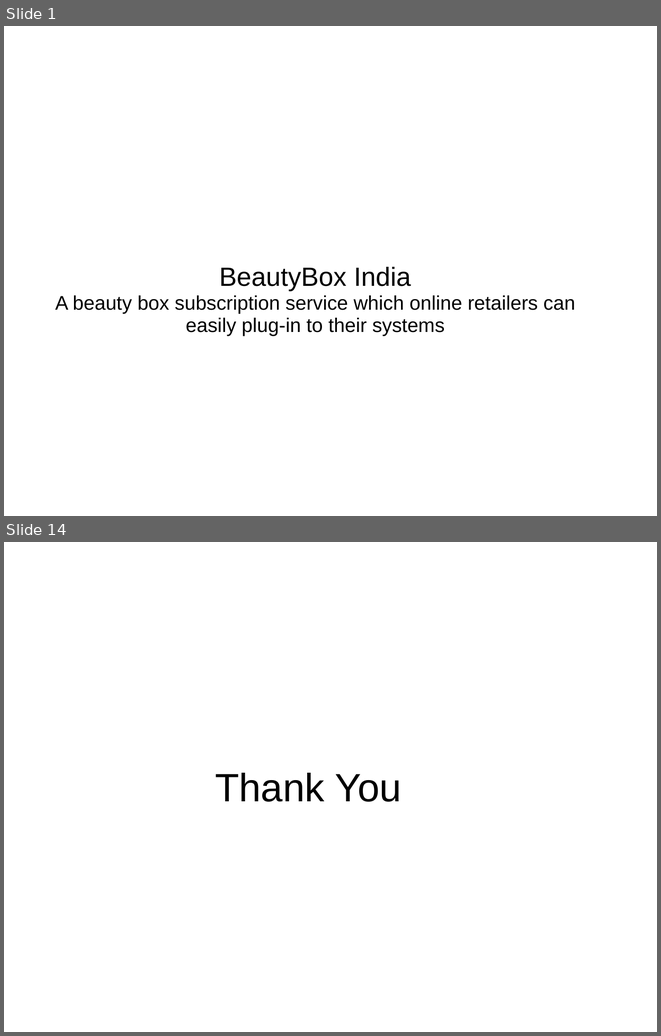
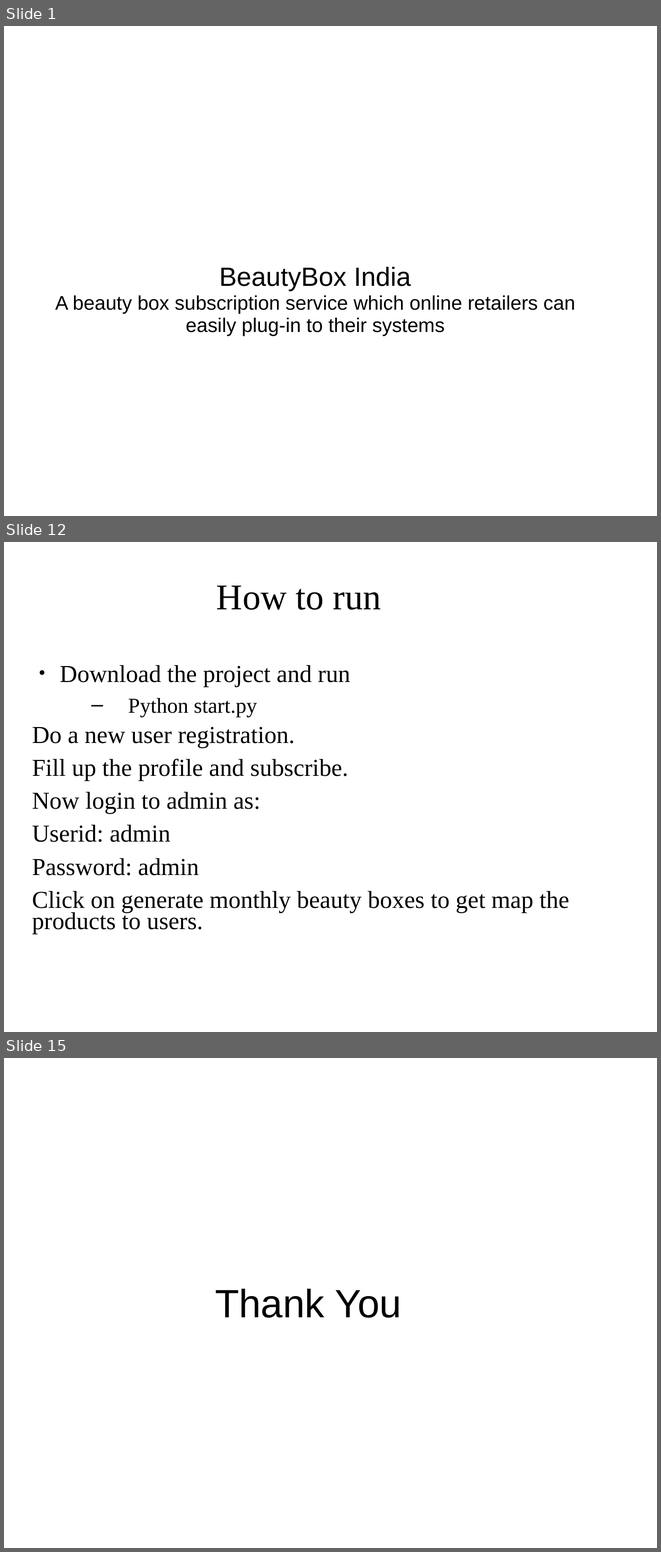
Before and after one commit to archugs/Beauty-Box-India, a slide deck: docs/about.ppt. Shown one above the other, each under a label of ours: slides 1 and 14 before the commit, slides 1, 12 and 15 after it; the slides between them are not shown. The pictures are 661x1036 and 661x1552 pixels, drawn with LibreOffice and Linux fonts; fonts in the diff are those of the drawing; background and template pictures are left out. Boxes give left, top, right and bottom in pixels: in the first picture for what was removed or moved away, otherwise in the second. Text is boxed around its words. In the diff, an @@ line names an element or a change of style, - is before the commit and + after.

Commit message:
Modified ppt

```diff
--- a/docs/about.ppt
+++ b/docs/about.ppt
@@ slide 12 added at bbox=[4, 542, 657, 1032], background picture (left out) @@
@@ title added at bbox=[217, 585, 381, 610], 44 pt, text #000000 @@
+How to run
@@ text added at bbox=[32, 665, 569, 934], 29.6 pt, text #000000 @@
+● Download the project and run
+  – Python start.py
+Do a new user registration.
+Fill up the profile and subscribe.
+Now login to admin as:
+Userid: admin
+Password: admin
+Click on generate monthly beauty boxes to get map the products to users.
@@ what was slide 14 is now slide 15 @@
```
